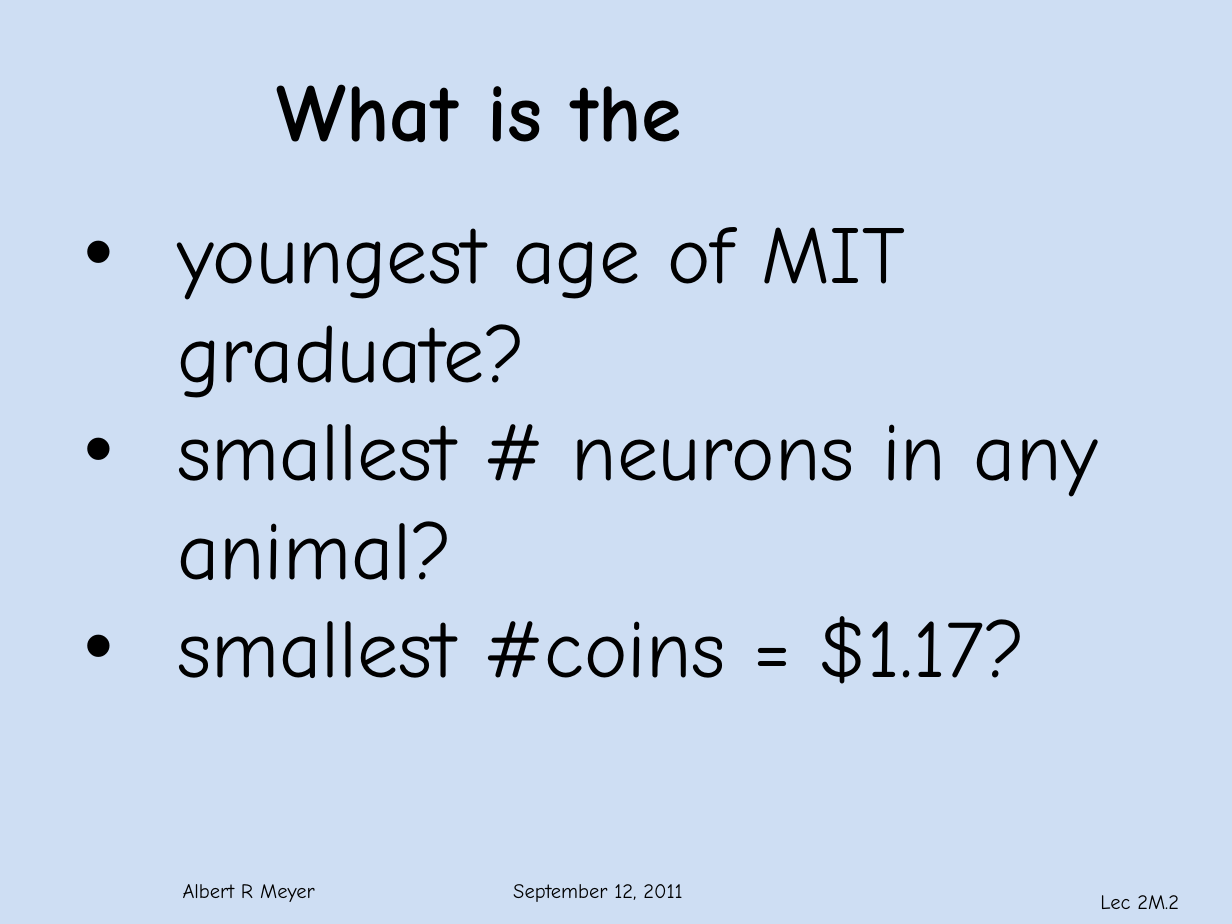
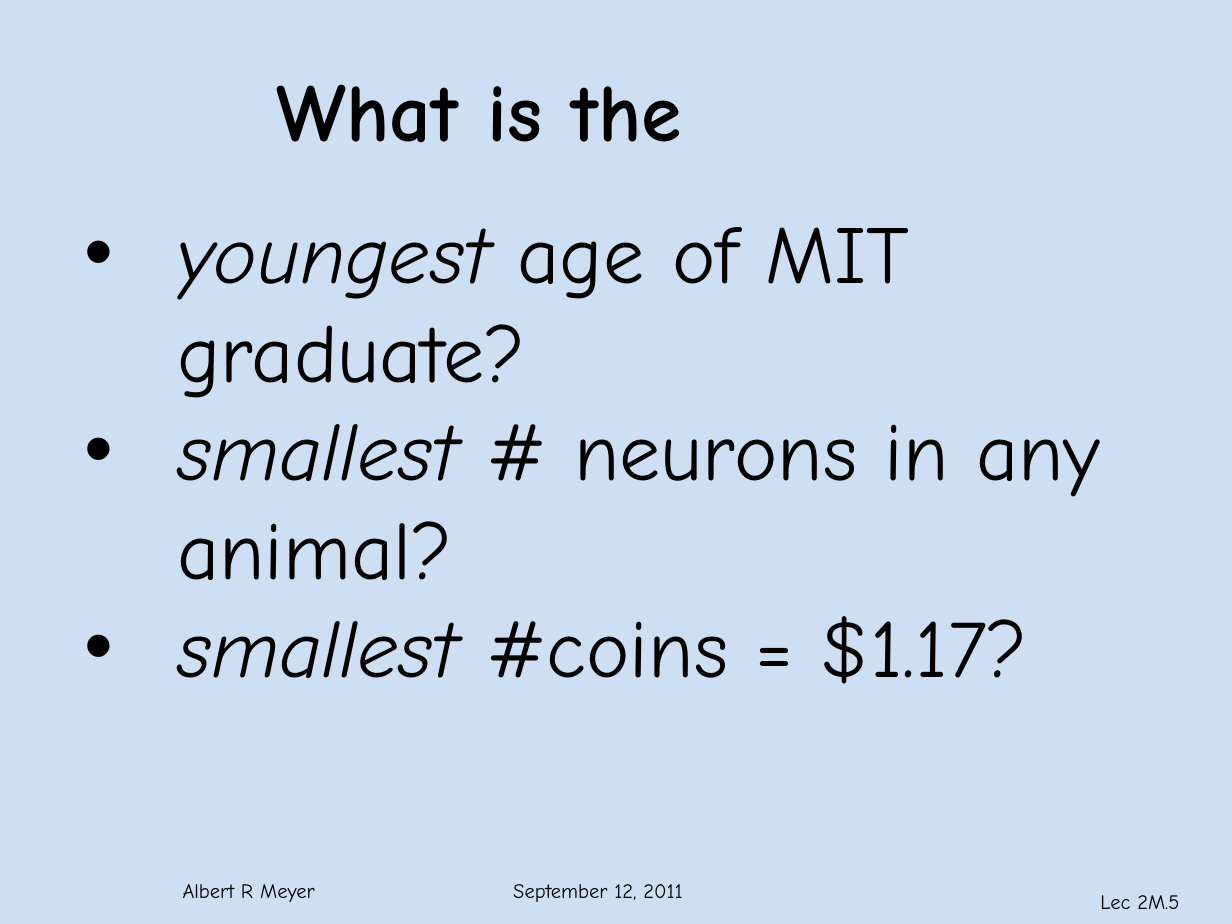
Before and after one commit to armeyer/mcs_web, a slide deck: slide 5 of fall11/slidesF11/slides2m.pptx (slide 2 before the commit). Drawn at 1232x924 pixels with LibreOffice and Linux fonts; fonts in the diff are those of the drawing; background and template pictures are left out. Boxes give left, top, right and bottom in pixels: in the first picture for what was removed or moved away, otherwise in the second. Text is boxed around its words. In the diff, an @@ line names an element or a change of style, - is before the commit and + after.

```diff
--- a/fall11/slidesF11/slides2m.pptx
+++ b/fall11/slidesF11/slides2m.pptx
@@ text "youngest age of MIT graduate?" at box(177, 227, 1100, 684): italic on in "youngest", "smallest", "smallest" @@
@@ page number at box(1100, 895, 1179, 909): text changed @@
-Lec 2M.2
+Lec 2M.5
```
Also in this commit, not shown: 4 other slides changed, 5 slides added, 1 other file.
